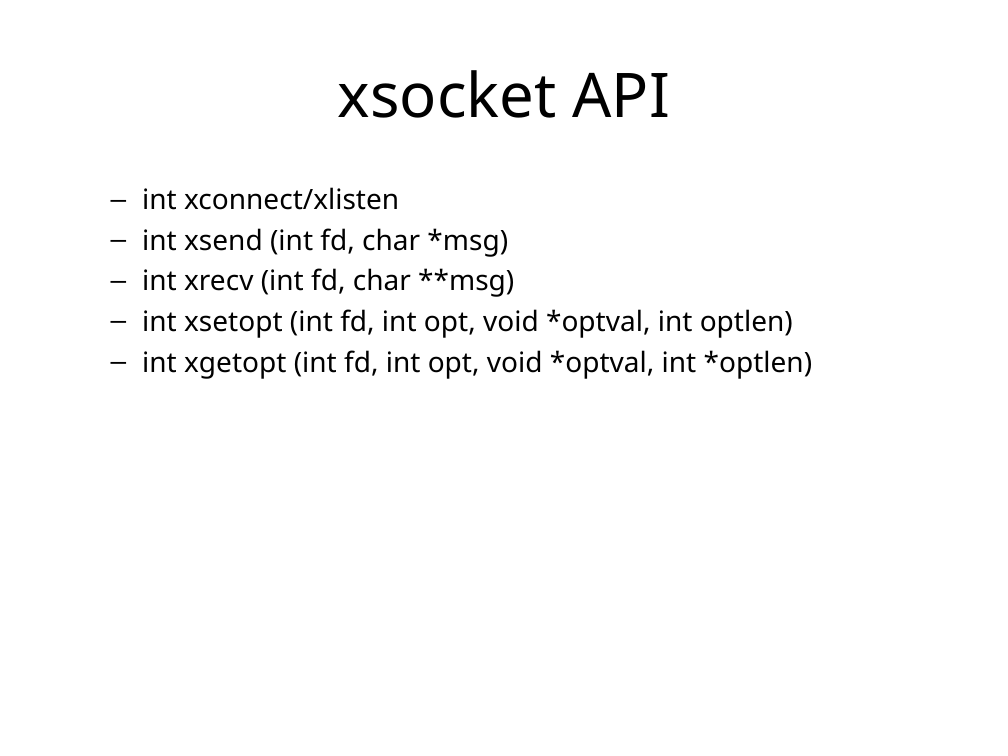
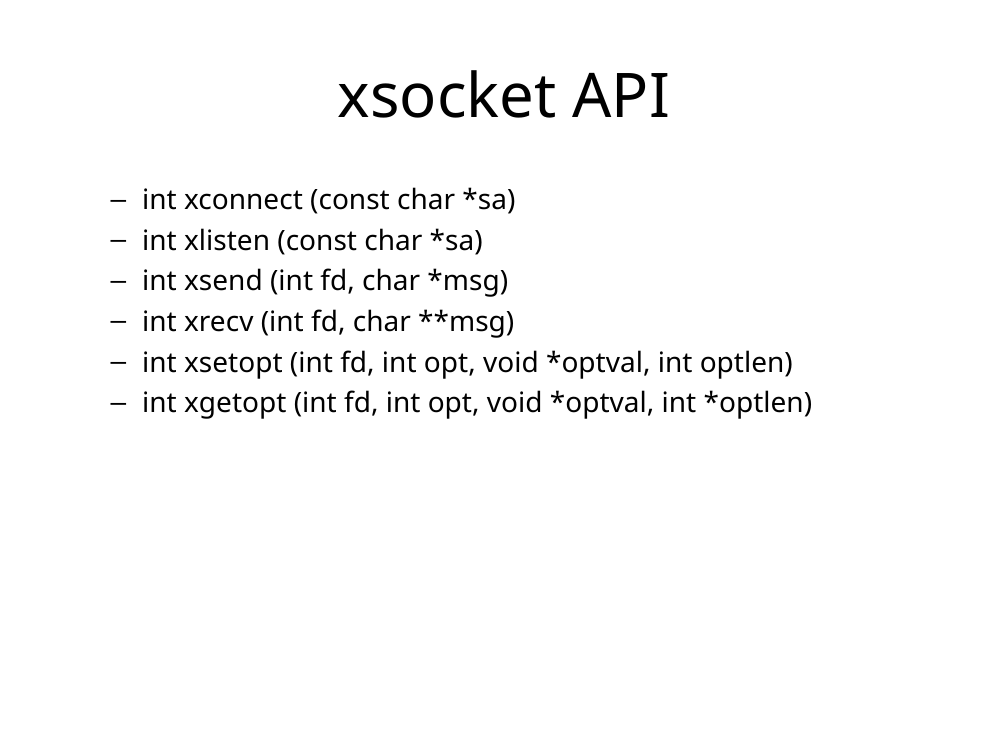
Before and after one commit to proxyio/xio, a slide deck: slide 13 of docs/PROXYIO.ppt (slide 14 before the commit). Drawn at 1008x756 pixels with LibreOffice and Linux fonts; fonts in the diff are those of the drawing. Boxes give left, top, right and bottom in pixels: in the first picture for what was removed or moved away, otherwise in the second. Text is boxed around its words. In the diff, an @@ line names an element or a change of style, - is before the commit and + after.

```diff
--- a/docs/PROXYIO.ppt
+++ b/docs/PROXYIO.ppt
@@ text at [142,187,515,255]: text changed @@
-  – int xconnect/xlisten
+  – int xconnect (const char *sa)
+  – int xlisten (const char *sa)
```
Also in this commit, not shown: 9 other slides changed, 4 slides added, 2 slides removed.
